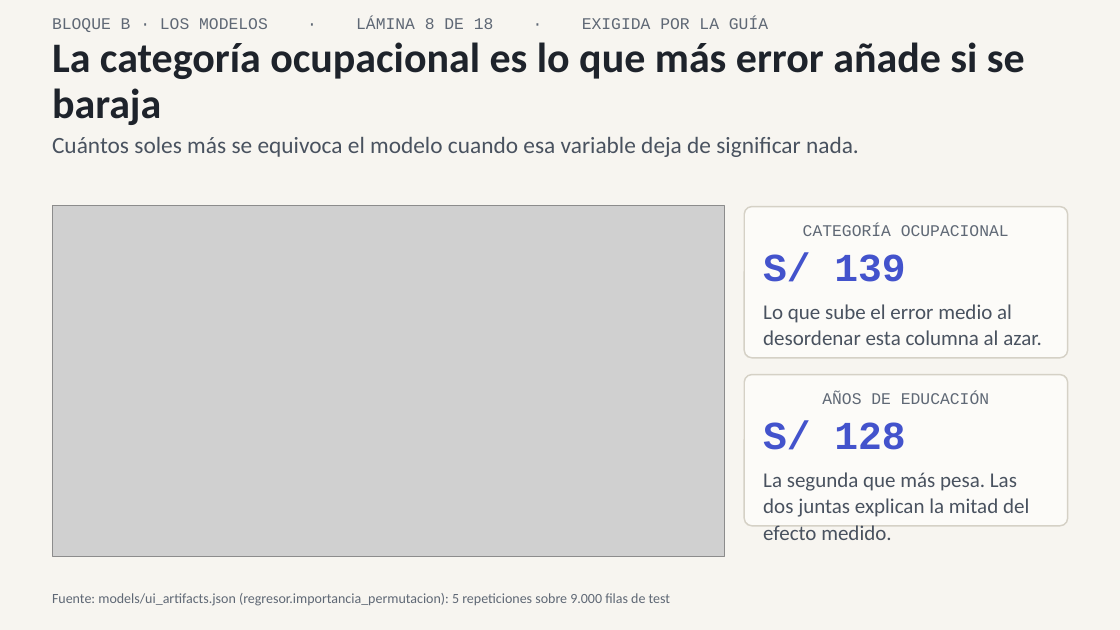
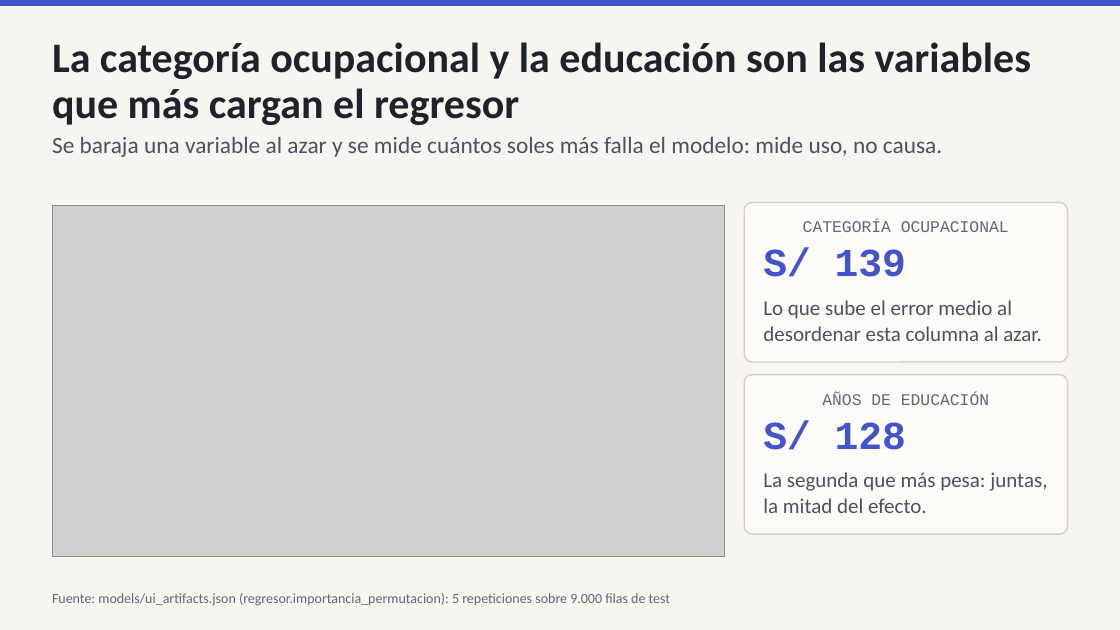
Before and after one commit to IchiSieben/enaho-ingresos-informalidad, a slide deck: slide 9 of docs/presentacion/ENAHO_exposicion.pptx (slide 8 before the commit). Drawn at 1120x630 pixels with LibreOffice and Linux fonts; fonts in the diff are those of the drawing; grey boxes stand for pictures. Boxes give left, top, right and bottom in pixels: in the first picture for what was removed or moved away, otherwise in the second. Text is boxed around its words. In the diff, an @@ line names an element or a change of style, - is before the commit and + after.

```diff
--- a/docs/presentacion/ENAHO_exposicion.pptx
+++ b/docs/presentacion/ENAHO_exposicion.pptx
@@ rectangle added at <box>0,0,1120,6</box>, fill #4353CC @@
@@ text removed at <box>52,17,768,32</box> @@
-BLOQUE B · LOS MODELOS · LÁMINA 8 DE 18 · EXIGIDA POR LA GUÍA
@@ text at <box>52,42,1031,125</box>: text changed @@
-La categoría ocupacional es lo que más error añade si se baraja
+La categoría ocupacional y la educación son las variables que más cargan el regresor
@@ text at <box>52,137,942,157</box>: text changed @@
-Cuántos soles más se equivoca el modelo cuando esa variable deja de significar nada.
+Se baraja una variable al azar y se mide cuántos soles más falla el modelo: mide uso, no causa.
@@ rounded rectangle "CATEGORÍA OCUPACIONAL": place and size @@
-rounded rectangle "CATEGORÍA OCUPACIONAL" at <box>744,207,1068,358</box>
+rounded rectangle "CATEGORÍA OCUPACIONAL" at <box>744,202,1068,362</box>
@@ rounded rectangle "AÑOS DE EDUCACIÓN": place and size @@
-rounded rectangle "AÑOS DE EDUCACIÓN" at <box>744,375,1068,526</box>
+rounded rectangle "AÑOS DE EDUCACIÓN" at <box>744,375,1068,534</box>
@@ text in rounded rectangle at <box>763,472,1047,513</box>: text changed @@
-La segunda que más pesa. Las dos juntas explican la mitad del efecto medido.
+La segunda que más pesa: juntas, la mitad del efecto.
```
Also in this commit, not shown: 9 other slides changed, 2 slides added, 8 slides removed, 10 other files.
